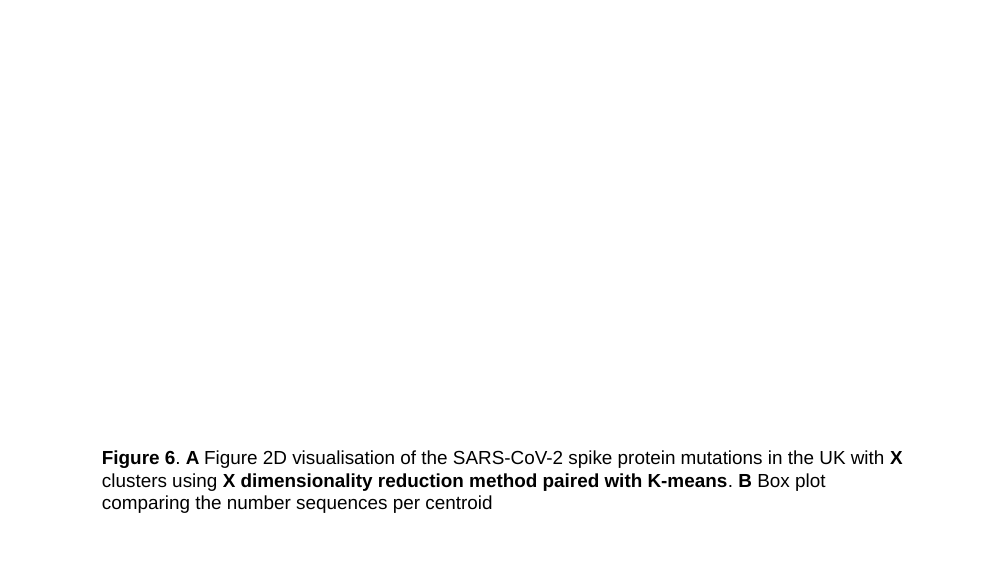
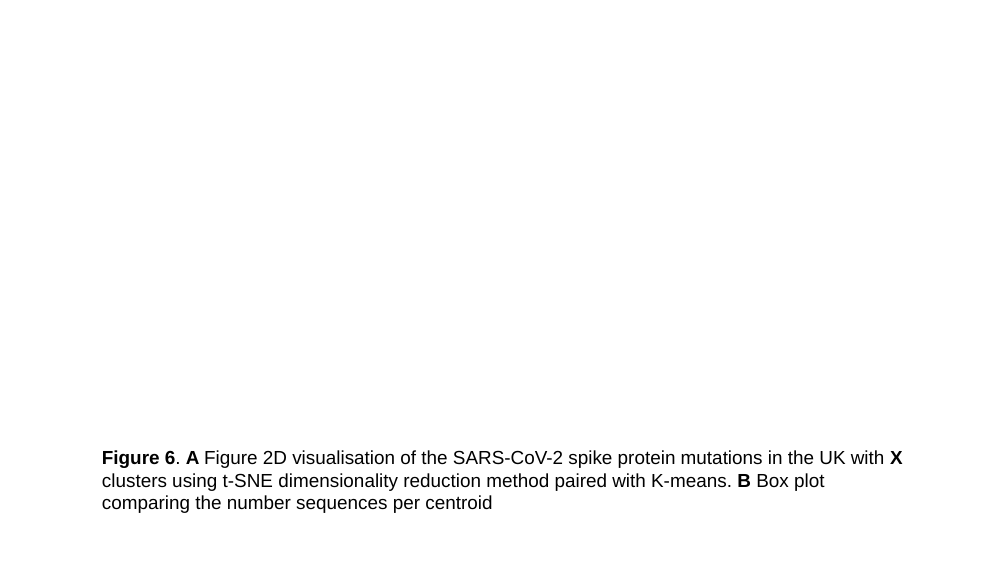
Before and after one commit to sha524/Spike_protein, a slide deck: slide 6 of Plots and Figures/Real plots and figures/Completed figures with captions.pptx. Drawn at 1008x567 pixels with LibreOffice and Linux fonts; fonts in the diff are those of the drawing. Boxes give left, top, right and bottom in pixels: in the first picture for what was removed or moved away, otherwise in the second. Text is boxed around its words. In the diff, an @@ line names an element or a change of style, - is before the commit and + after.

```diff
--- a/Plots and Figures/Real plots and figures/Completed figures with captions.pptx
+++ b/Plots and Figures/Real plots and figures/Completed figures with captions.pptx
@@ text at (102,450,903,513): text changed @@
-Figure 6. A Figure 2D visualisation of the SARS-CoV-2 spike protein mutations in the UK with X clusters using X dimensionality reduction method paired with K-means. B Box plot comparing the number sequences per centroid
+Figure 6. A Figure 2D visualisation of the SARS-CoV-2 spike protein mutations in the UK with X clusters using t-SNE dimensionality reduction method paired with K-means. B Box plot comparing the number sequences per centroid
```
Also in this commit, not shown: 2 other files.
